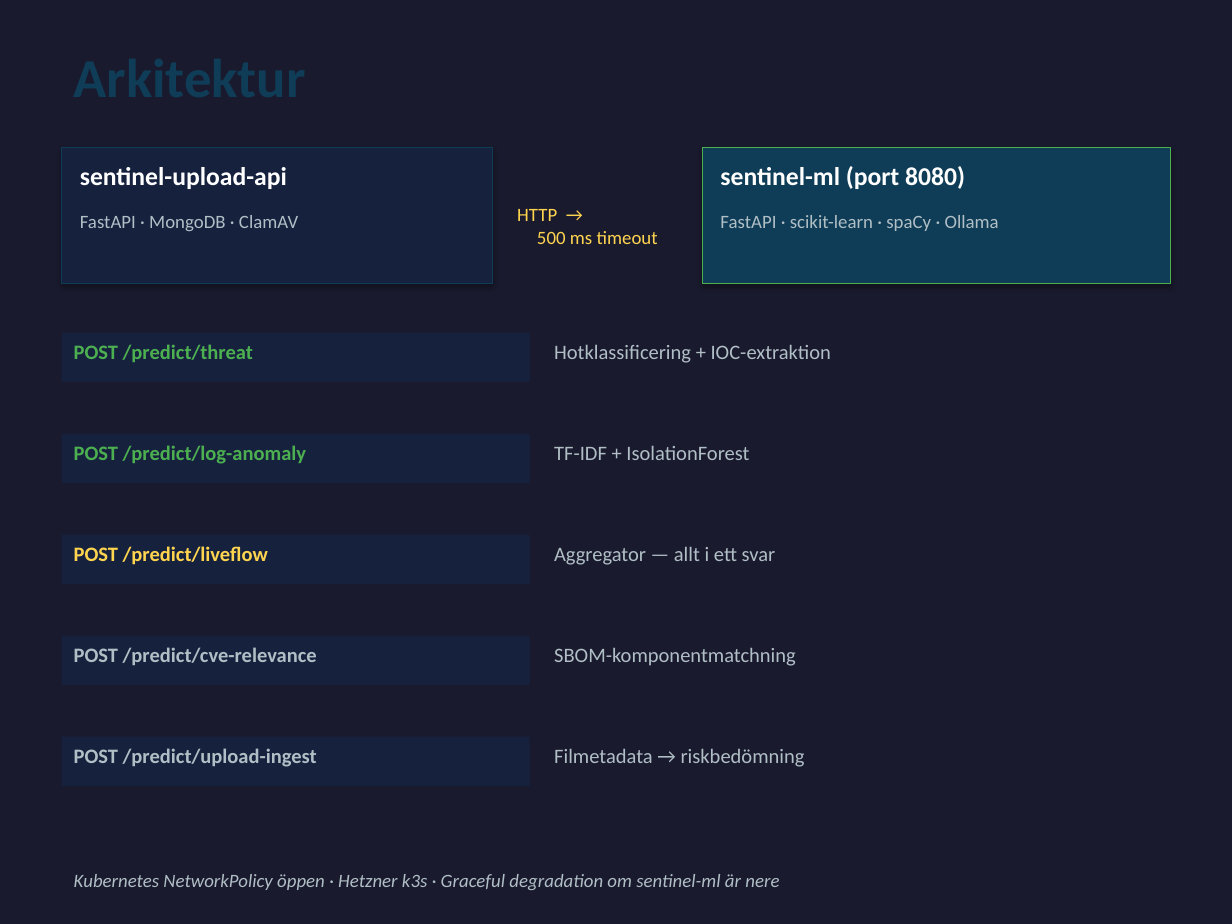
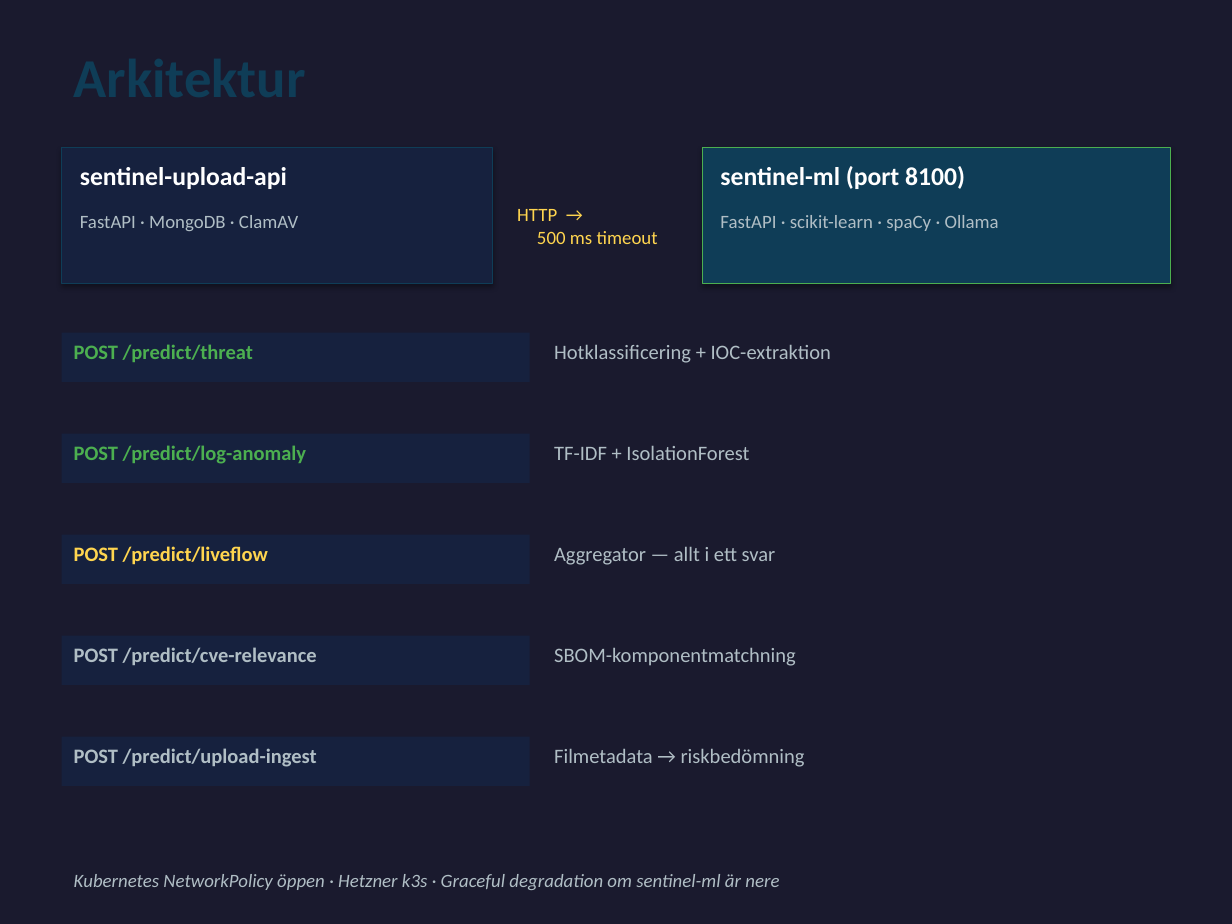
Before and after one commit to Sidestep-Error/sentinel-ml, a slide deck: slide 3 of docs/sentinel-ml-presentation.pptx. Drawn at 1232x924 pixels with LibreOffice and Linux fonts; fonts in the diff are those of the drawing. Boxes give left, top, right and bottom in pixels: in the first picture for what was removed or moved away, otherwise in the second. Text is boxed around its words. In the diff, an @@ line names an element or a change of style, - is before the commit and + after.

Commit message:
feat: update documentation and scripts for sentinel-ml service port change to 8100

```diff
--- a/docs/sentinel-ml-presentation.pptx
+++ b/docs/sentinel-ml-presentation.pptx
@@ text at [720,166,965,189]: text changed @@
-sentinel-ml (port 8080)
+sentinel-ml (port 8100)
```
Also in this commit, not shown: 7 other files.
